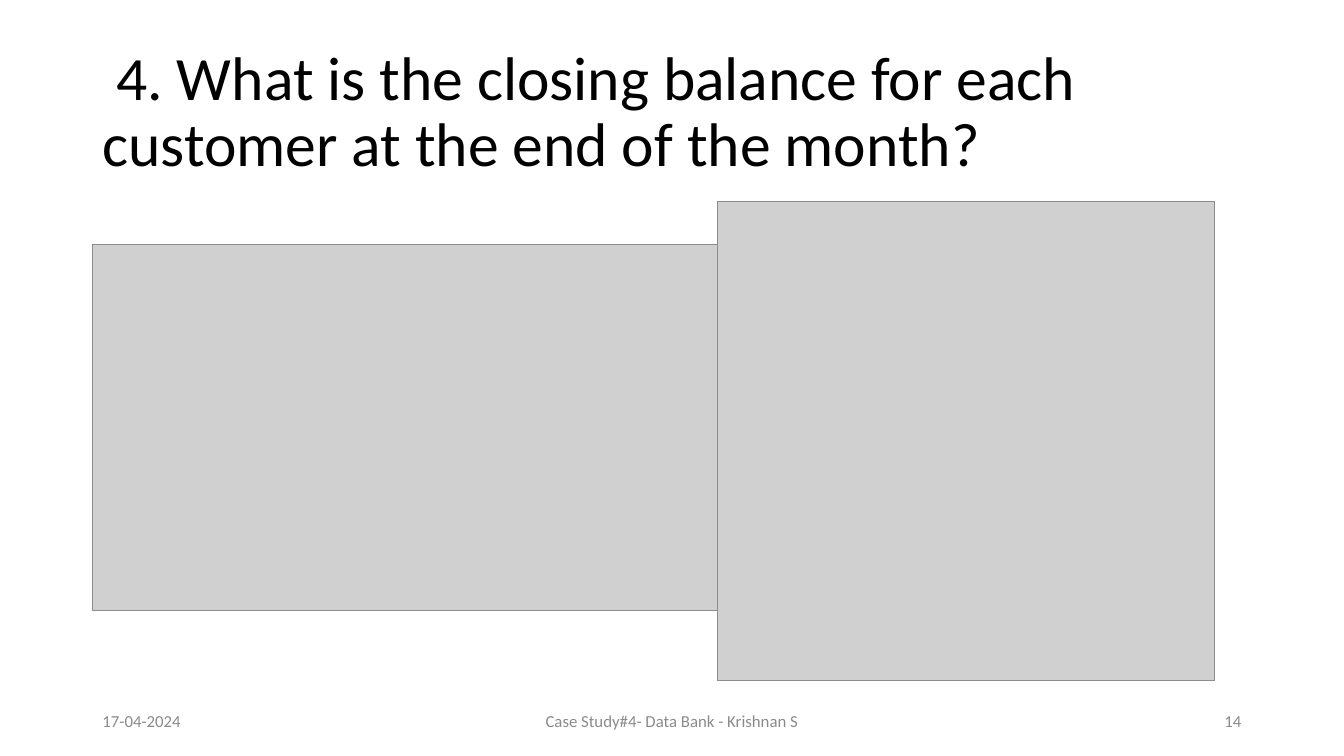
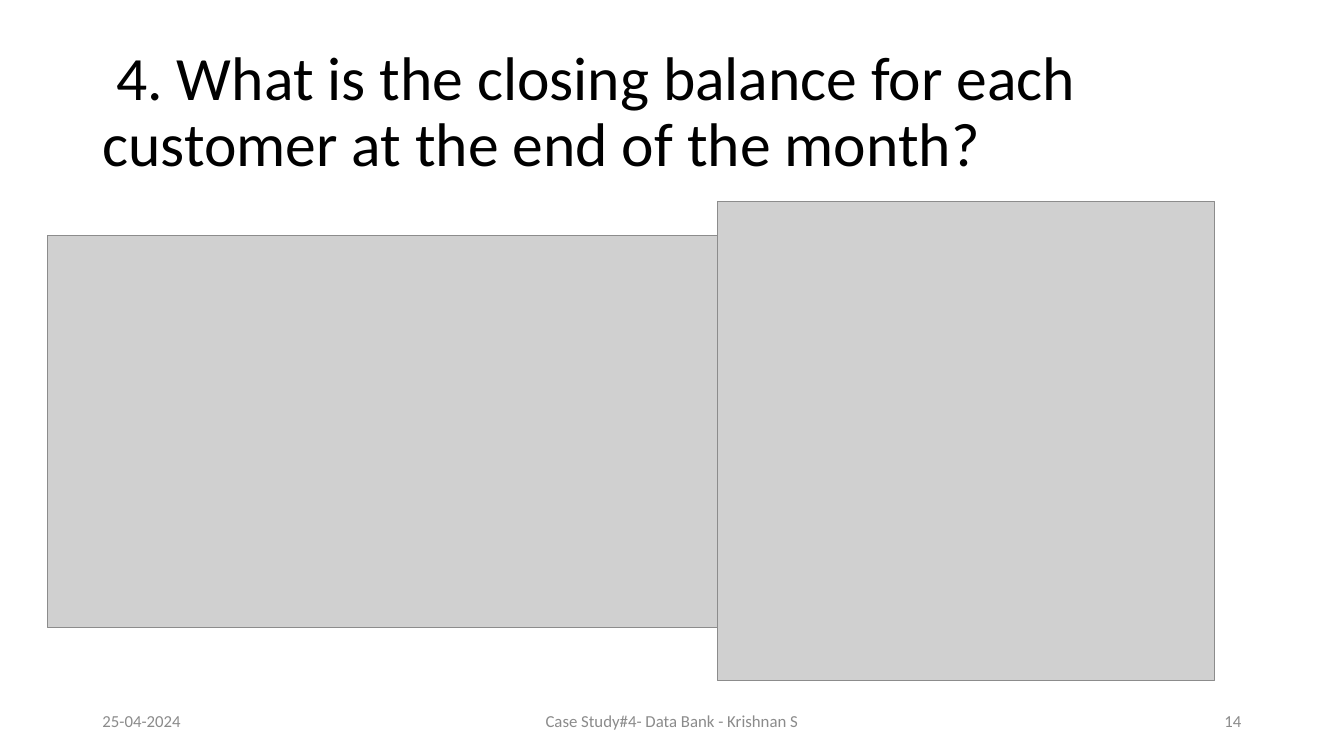
Before and after one commit to Krishnann-s/8-Week-SQL-Challenge, a slide deck: slide 14 of Case Study 4/Data Bank.pptx. Drawn at 1344x756 pixels with LibreOffice and Linux fonts; fonts in the diff are those of the drawing; grey boxes stand for pictures. Boxes give left, top, right and bottom in pixels: in the first picture for what was removed or moved away, otherwise in the second. Text is boxed around its words. In the diff, an @@ line names an element or a change of style, - is before the commit and + after.

```diff
--- a/Case Study 4/Data Bank.pptx
+++ b/Case Study 4/Data Bank.pptx
@@ picture: place and size @@
-picture at [93, 244, 718, 610]
+picture at [47, 235, 718, 628]
@@ text at [102, 716, 180, 727]: text changed @@
-17-04-2024
+25-04-2024
```
Also in this commit, not shown: 13 other slides changed, 5 slides added, 1 other file.
